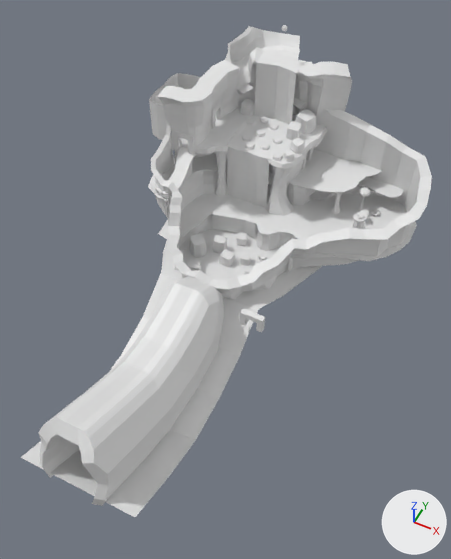
Renders of the FBX model TI4_Plataformer_Project/Assets/!dev/Caverna/Cave.fbx from each side of a commit.
The view is the same before and after, from a 50 mm camera at (68.7, -141.0, 158.3) aimed at (10.1, -23.7, 11.8). Lighting does not change. The marker at lower right points along +X, +Y and +Z. The first picture is the older version. Where no turn or scale is listed for an object, it has been applied to the vertices.
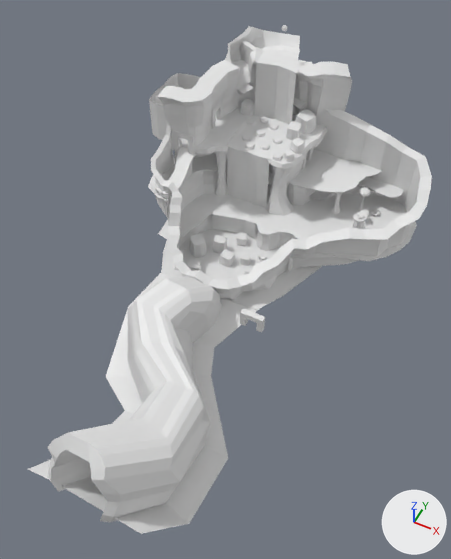
What differs and where, as boxes [x1, y1, x2, y2] in the pictures (451 x 559 px):
'Plane', reshaped (31% narrower, 38% shorter)
    before: [21, 26, 432, 517]
    after: [148, 26, 432, 332]
'Plane.001', added
    after: [28, 271, 257, 534]
part 1 of me_plane, added
    after: [240, 41, 256, 61]
part 2 of me_plane, added
    after: [243, 48, 249, 64]
part 3 of me_plane, deleted
    before: [38, 276, 224, 506]
part 4 of me_plane, deleted
    before: [21, 273, 258, 517]

What the commit changed:
me_plane is used by ob_plane; location (0.0, 0.0, 0.0).
me_plane had 5539 vertices, 4897 faces and spanned x -43.0..58.0, y -96.0..65.0, z -22.0..50.0.
me_plane now has 5298 vertices, 4658 faces and spans x -43.0..58.0, y -25.0..65.0, z -9.0..50.0.
me_plane part 1: the loose piece of 16 vertices spanning x -9.0..-1.0, y 56.0..58.0, z 22.0..30.0 is copied, and the copy is turned -29.2 degrees about the z axis through its middle, then moved by (-15.0, -1.0, 16.0); it spans x -24.0..-16.0, y 52.0..58.0, z 38.0..46.0.
me_plane part 2: the loose piece of 8 vertices spanning x -7.0..-3.0, y 31.0..33.0, z 6.0..13.0 is copied, and the copy is scaled about its middle by (0.878, 0.878, 1), then moved by (-15.0, 23.0, 32.0); it spans x -22.0..-18.0, y 53.0..57.0, z 38.0..45.0.
me_plane part 3: the loose piece of 240 vertices spanning x -12.0..12.0, y -96.0..-18.0, z -22.0..15.0 is deleted.
Part 4, on me_plane:
25 vertices are removed from x -19.0..19.0, y -95.0..-31.0, z -20.0..-7.0.
20 faces are deleted.
Mesh me_plane_001 is new.
It has 275 vertices, 262 faces and spans x -26.3..30.7, y -99.1..-15.4, z -21.7..14.0.
Object 'Plane.001' (ob_plane_001) is new; it shows me_plane_001.
Its location is (0.0, 0.0, 0.0).
